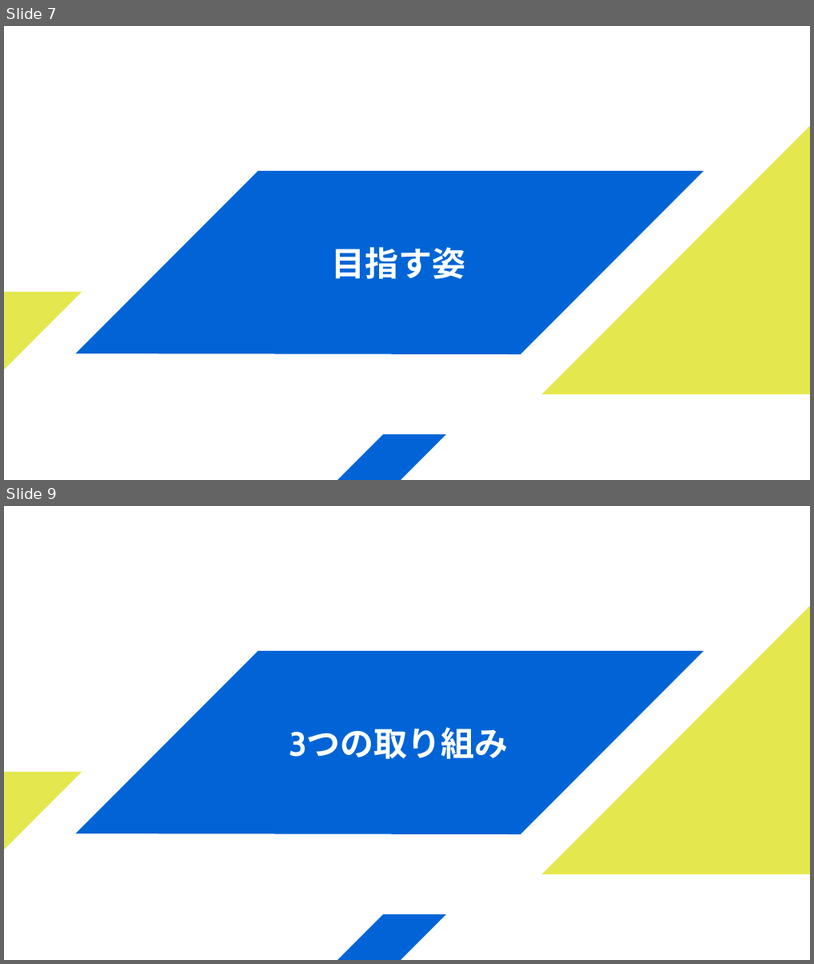
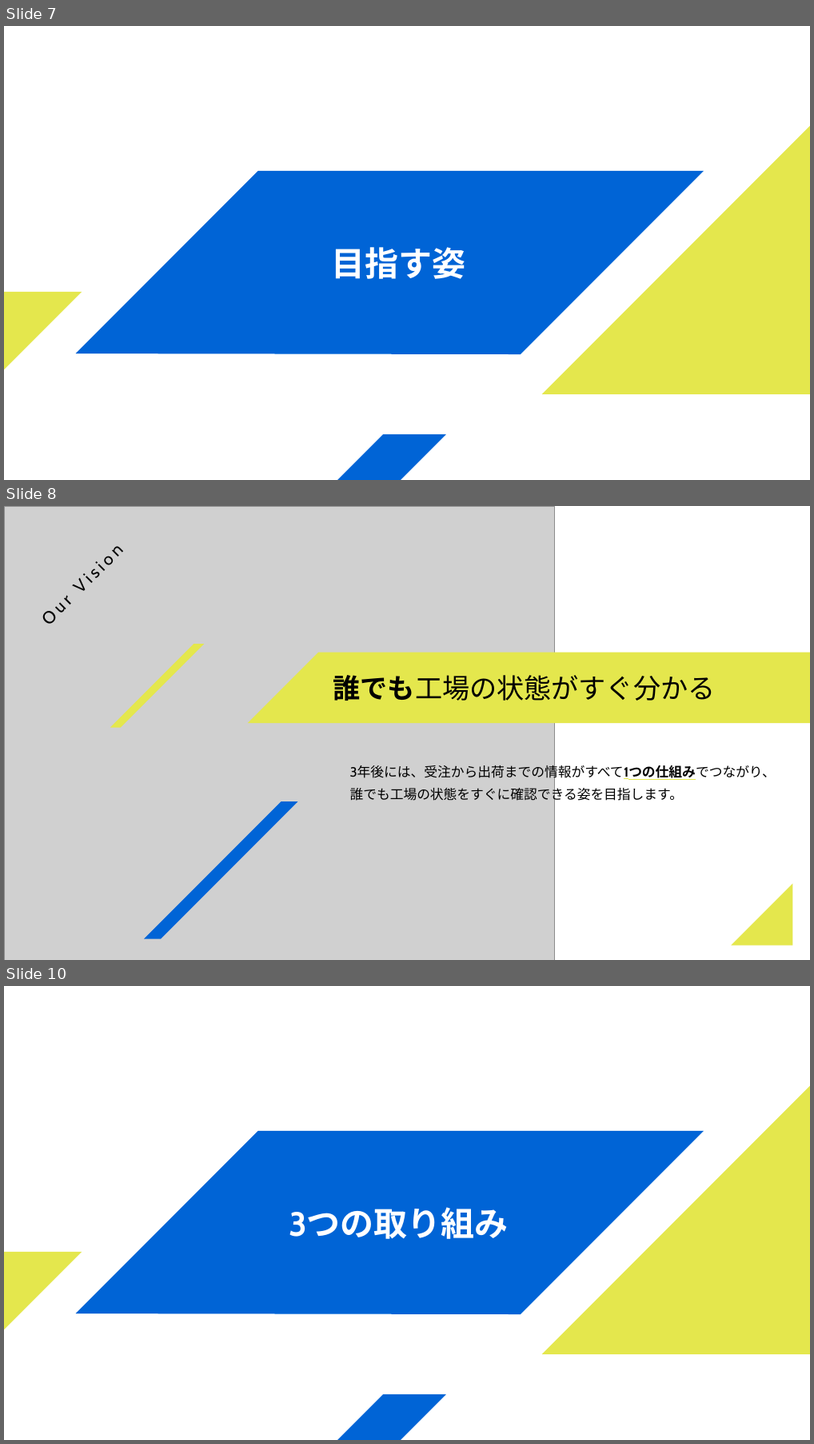
Before and after one commit to IKEMENLTD/slide-template-engine, a slide deck: out/phase5/final-20-pages/deck.pptx. Shown one above the other, each under a label of ours: slides 7 and 9 before the commit, slides 7, 8 and 10 after it; the slides between them are not shown. The pictures are 814x964 and 814x1444 pixels, drawn with LibreOffice and Linux fonts; fonts in the diff are those of the drawing; grey boxes stand for pictures. Boxes give left, top, right and bottom in pixels: in the first picture for what was removed or moved away, otherwise in the second. Text is boxed around its words. In the diff, an @@ line names an element or a change of style, - is before the commit and + after.

```diff
--- a/out/phase5/final-20-pages/deck.pptx
+++ b/out/phase5/final-20-pages/deck.pptx
@@ slide 8 added at [4, 506, 810, 960], background #FFFFFF @@
@@ picture added at [4, 506, 555, 960] @@
@@ text added at [4, 506, 160, 662], 20.5 pt, text #000000 @@
+Our Vision
@@ freeform shape added at [110, 644, 204, 728], fill #E4E74D @@
@@ freeform shape added at [248, 652, 810, 723], fill #E4E74D @@
@@ text added at [334, 675, 716, 700], 32.5 pt, text #000000 @@
+誰でも工場の状態がすぐ分かる
@@ text added at [350, 766, 776, 803], 16 pt, text #000000 @@
+3年後には、受注から出荷までの情報がすべて1つの仕組みでつながり、誰でも工場の状態をすぐに確認できる姿を目指します。
@@ freeform shape added at [144, 801, 298, 939], fill #0064D6 @@
@@ freeform shape added at [732, 884, 794, 945], fill #E4E74D @@
@@ what was slide 9 is now slide 10 @@
```
Also in this commit, not shown: 12 slides changed, 2 other slides added, 3 slides removed, 31 other files.
